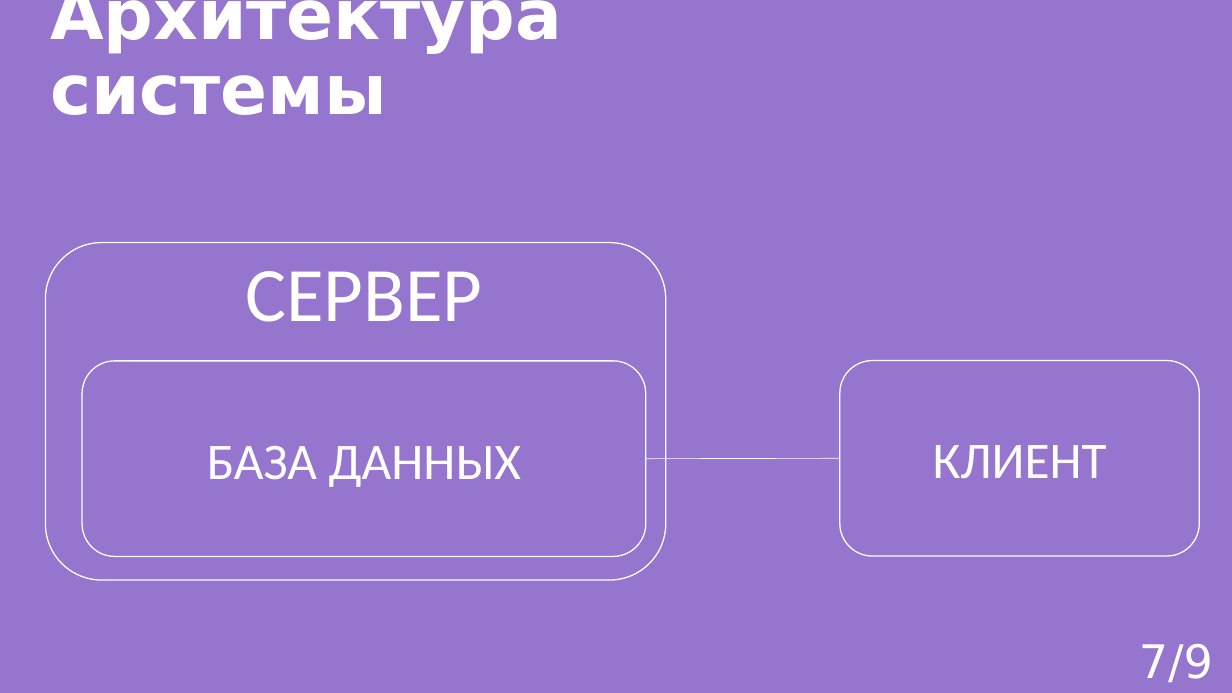
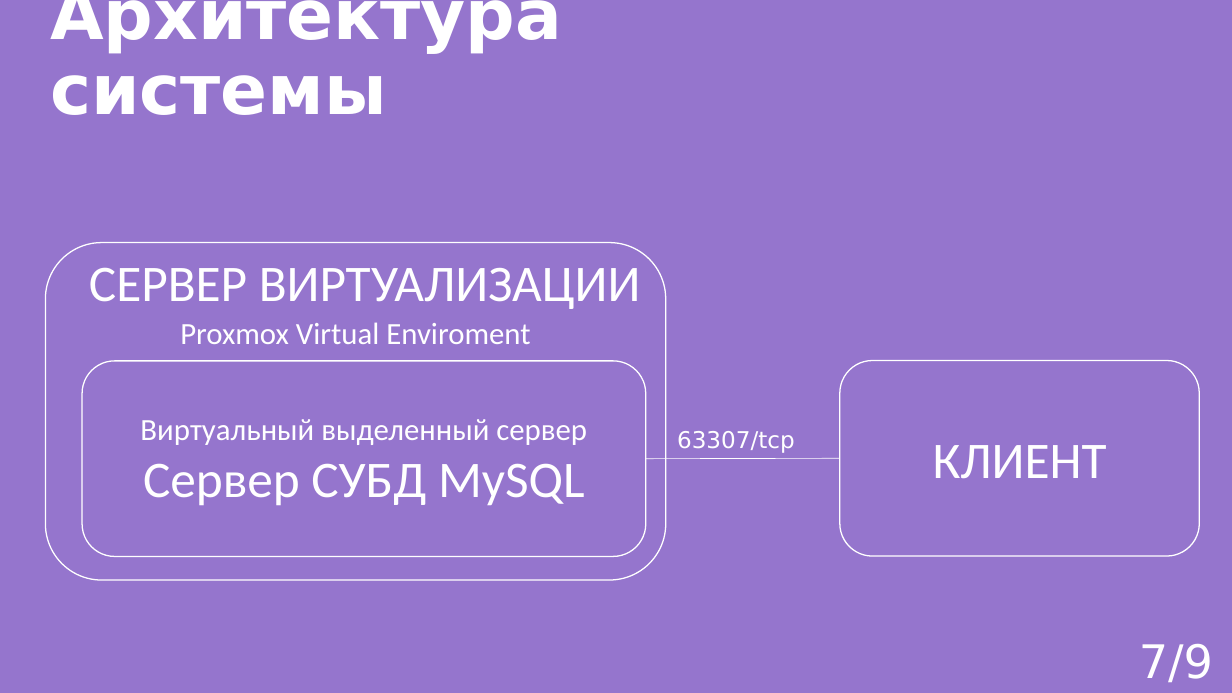
Before and after one commit to AngelGrinota/CourseProject, a slide deck: slide 7 of Edu_presentation.pptx. Drawn at 1232x693 pixels with LibreOffice and Linux fonts; fonts in the diff are those of the drawing. Boxes give left, top, right and bottom in pixels: in the first picture for what was removed or moved away, otherwise in the second. Text is boxed around its words. In the diff, an @@ line names an element or a change of style, - is before the commit and + after.

```diff
--- a/Edu_presentation.pptx
+++ b/Edu_presentation.pptx
@@ text at <box>89,268,641,309</box>: text changed; size 60 to 40 pt @@
-СЕРВЕР
+СЕРВЕР ВИРТУАЛИЗАЦИИ
@@ text added at <box>180,322,530,344</box>, 24 pt, text #FFFFFF @@
+Proxmox Virtual Enviroment
@@ text in rounded rectangle at <box>140,419,587,505</box>: text changed; size 40 to 24 pt @@
-БАЗА ДАННЫХ
+Виртуальный выделенный сервер
+Сервер СУБД MySQL
@@ text added at <box>677,431,795,453</box>, 18 pt, text #FFFFFF @@
+63307/tcp
```
Also in this commit, not shown: 3 other files.
